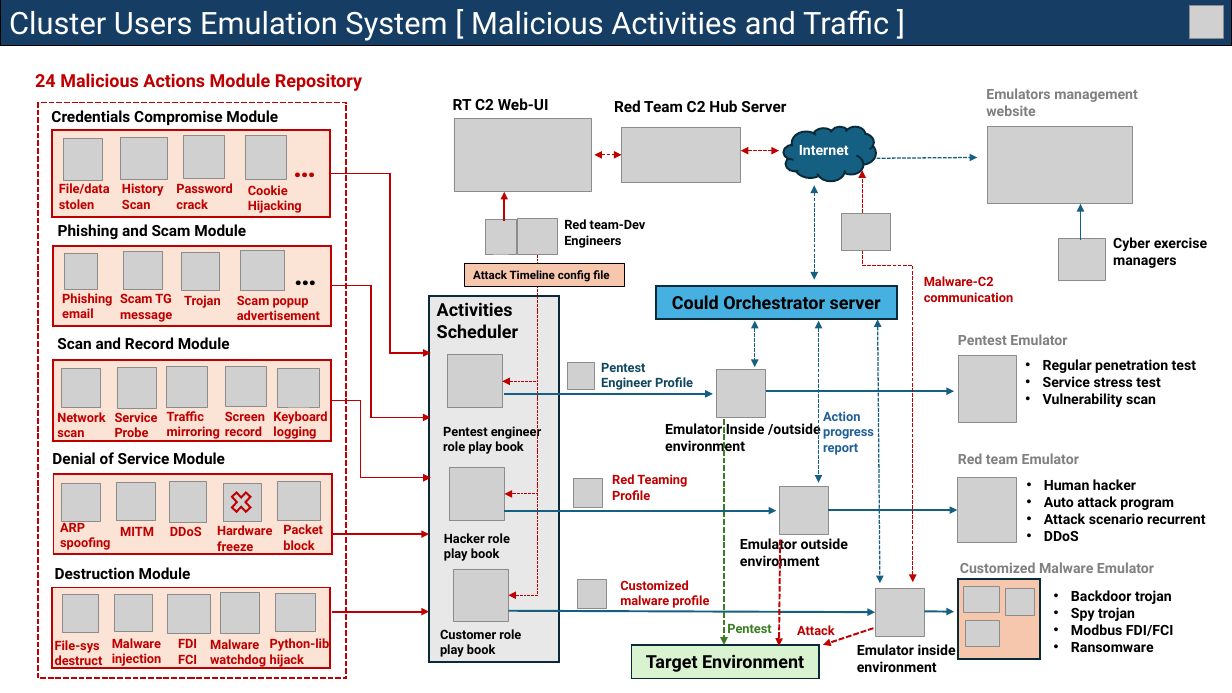
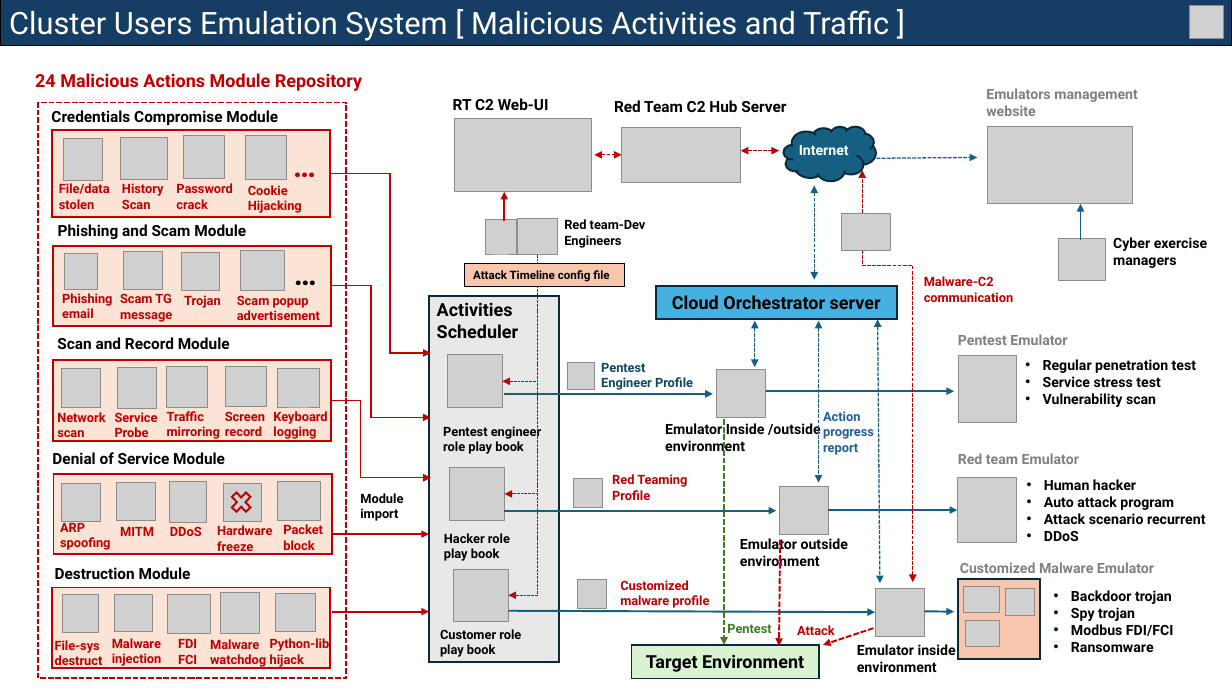
Before and after one commit to LiuYuancheng/Cluster_User_Emulation_System, a slide deck: slide 4 of doc/Introduction.pptx. Drawn at 1232x693 pixels with LibreOffice and Linux fonts; fonts in the diff are those of the drawing; grey boxes stand for pictures; background and template pictures are left out. Boxes give left, top, right and bottom in pixels: in the first picture for what was removed or moved away, otherwise in the second. Text is boxed around its words. In the diff, an @@ line names an element or a change of style, - is before the commit and + after.

```diff
--- a/doc/Introduction.pptx
+++ b/doc/Introduction.pptx
@@ text in rectangle at bbox=[672, 295, 881, 309]: text changed @@
-Could Orchestrator server
+Cloud Orchestrator server
@@ text added at bbox=[360, 493, 403, 521], 10 pt, text #000000, bold @@
+Module import
```
Also in this commit, not shown: 3 other slides changed, 3 other files.
